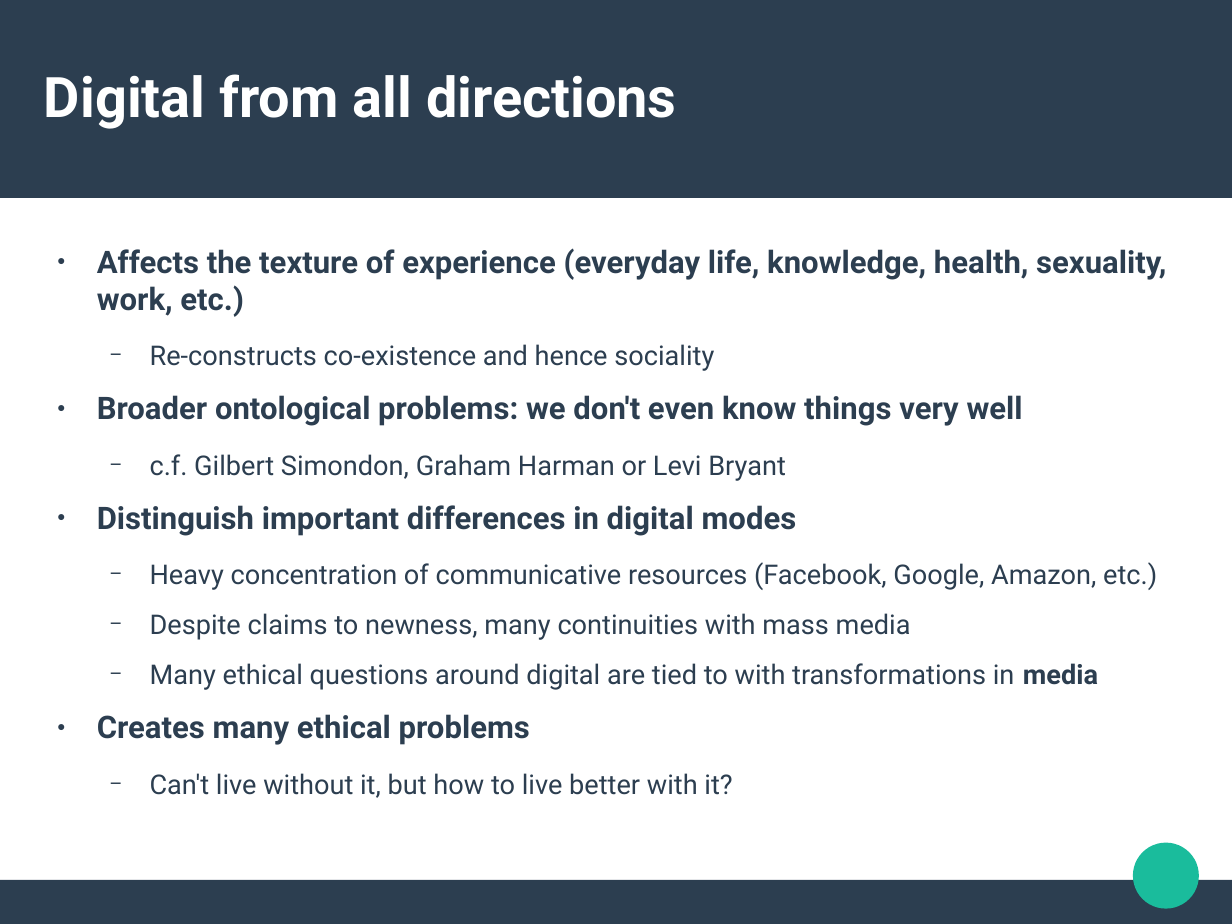
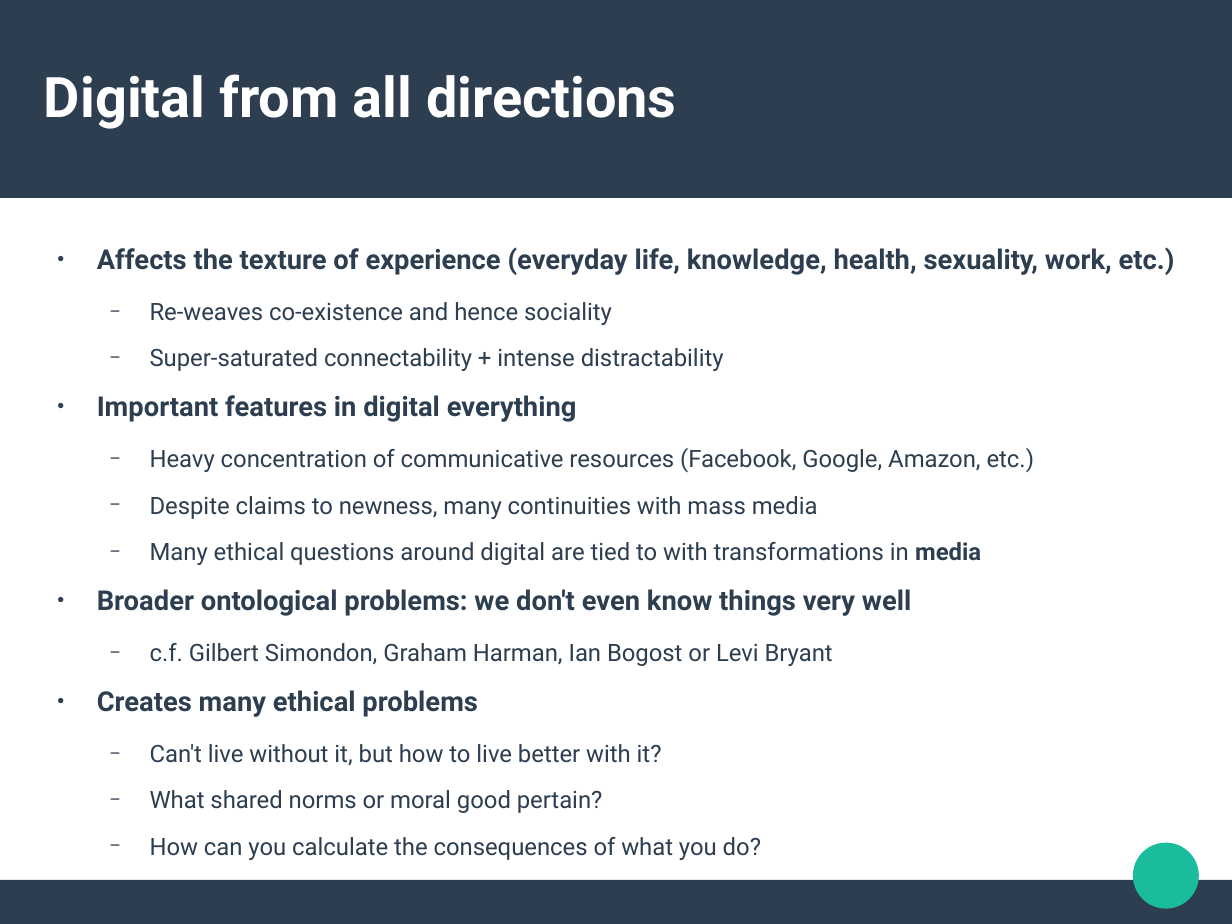
Before and after one commit to rian39/digital_ethics, a slide deck: slide 4 of digital_ethics_slides.odp. Drawn at 1232x924 pixels with LibreOffice and Linux fonts; fonts in the diff are those of the drawing. Boxes give left, top, right and bottom in pixels: in the first picture for what was removed or moved away, otherwise in the second. Text is boxed around its words. In the diff, an @@ line names an element or a change of style, - is before the commit and + after.

```diff
--- a/digital_ethics_slides.odp
+++ b/digital_ethics_slides.odp
@@ text at (x1=97, y1=247, x2=1175, y2=765): size 20 to 17.6 pt in "Affects the texture of experience (everyday life, ...", "Creates many ethical problems"; size 17.5 to 15.4 pt in "Heavy concentration of communicative resources (Facebook, Go ...", "Despite claims to newness, many continuities with ...", "Many ethical questions around digital are tied ...", "Can't live without it, but how to ..." @@
@@ text at (x1=97, y1=302, x2=724, y2=422): text changed; size 20 to 15.4 pt; bold off @@
-  − Re-constructs co-existence and hence sociality
-● Broader ontological problems: we don't even know things very well
-  − c.f. Gilbert Simondon, Graham Harman or Levi Bryant
-● Distinguish important differences in digital modes
+  − Re-weaves co-existence and hence sociality
+  − Super-saturated connectability + intense distractability
+● Important features in digital everything
@@ text at (x1=97, y1=589, x2=911, y2=666): paragraphs added @@
+● Broader ontological problems: we don't even know things very well
+  − c.f. Gilbert Simondon, Graham Harman, Ian Bogost or Levi Bryant
@@ text at (x1=150, y1=790, x2=761, y2=860): paragraphs added @@
+  − What shared norms or moral good pertain?
+  − How can you calculate the consequences of what you do?
```
Also in this commit, not shown: 6 other slides changed, 2 slides added, 1 other file.
